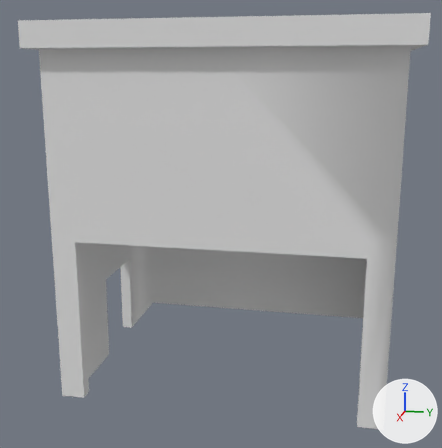
What one commit did to the FBX model Huppukamut/Assets/3D/Environment/Environment_Mesh/huppukamut_talo7.fbx.
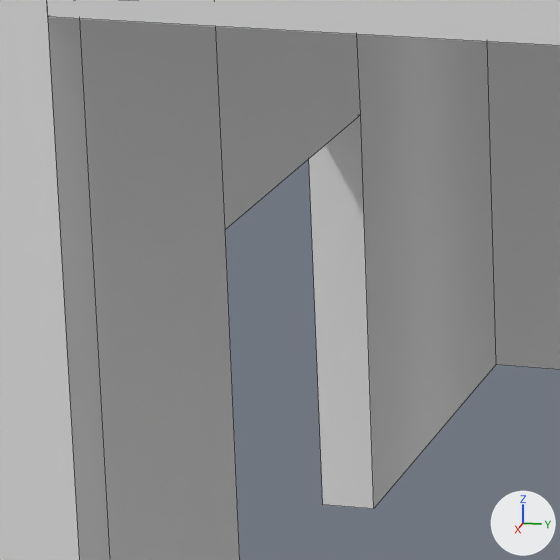
Each version is shown whole from a camera (50 mm lens) standing at (17.43, 2.82, 8.09) and looking at (-0.69, -0.81, 3.56), then close up on the part from 15% to 37% of the width and 53% to 75% of the height. Every picture has the same lights, and +X, +Y and +Z are marked at lower right. The close-ups show mesh edges as thin lines. Vertices at the same position are counted once.

In view in the first close-up: 'Talo1.001'.
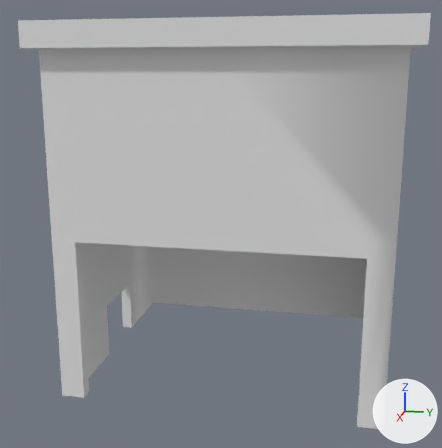
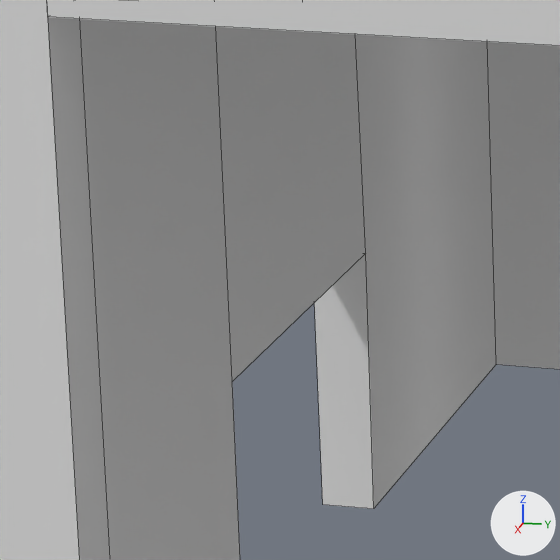
Location of each change, [x1, y1, x2, y2] in pixels of the close-ups (560 x 560 px; the box of a moved part takes in the faces that stretch with it):
part 1 of me_talo1_001, moved or reshaped: [223, 34, 375, 560] in both

Edits to the bpy script that builds the scene:
```text
Change me_talo1_001:
    where me_talo1_001.from_pydata(...)  # 116 vertices, 97 faces; spans x -6.66..4.43, y -4.34..4.34, z -0.01..9.23
    used by ob_talo1_001; location = (0.0, 0.0, 0.0)
    before: 36 (1.61, -4.04, 2.34), 37 (-0.38, -4.04, 2.34), 38 (-0.38, -3.72, 2.34) at pixel (360, 114), 39 (1.61, -3.73, 2.34) at pixel (225, 229)
    me_talo1_001 part 1
    add for i in [*range(36, 40)]: me_talo1_001.vertices[i].co += Vector((0.0, 0.0, -0.81))
```
